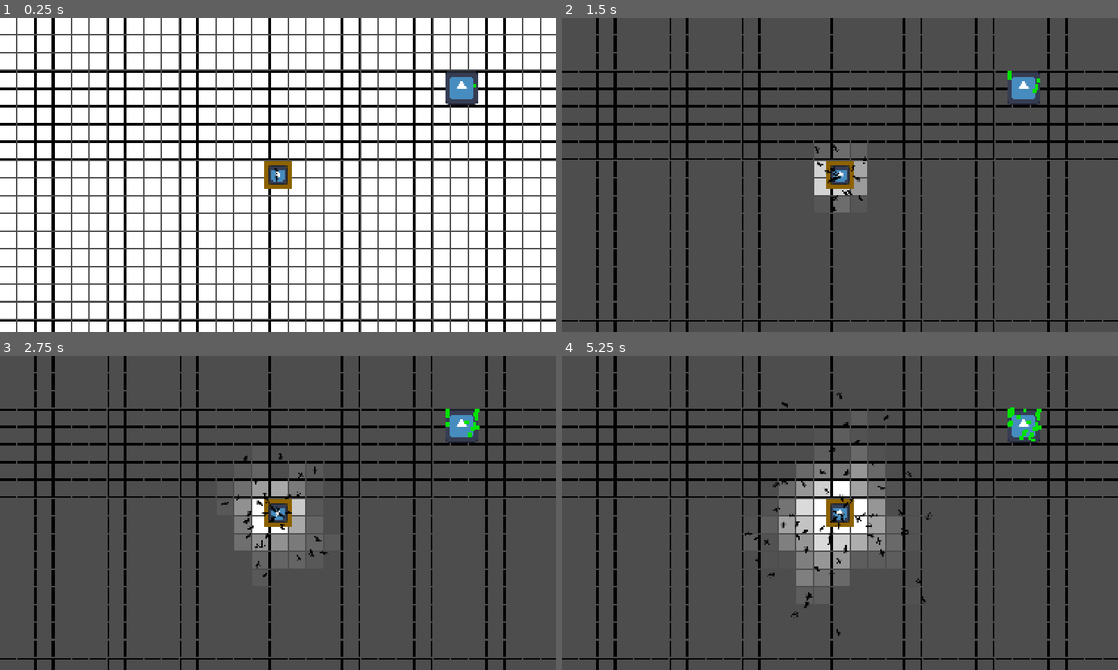
Above: before the commit, frames 1-4 (two rows, left to right).
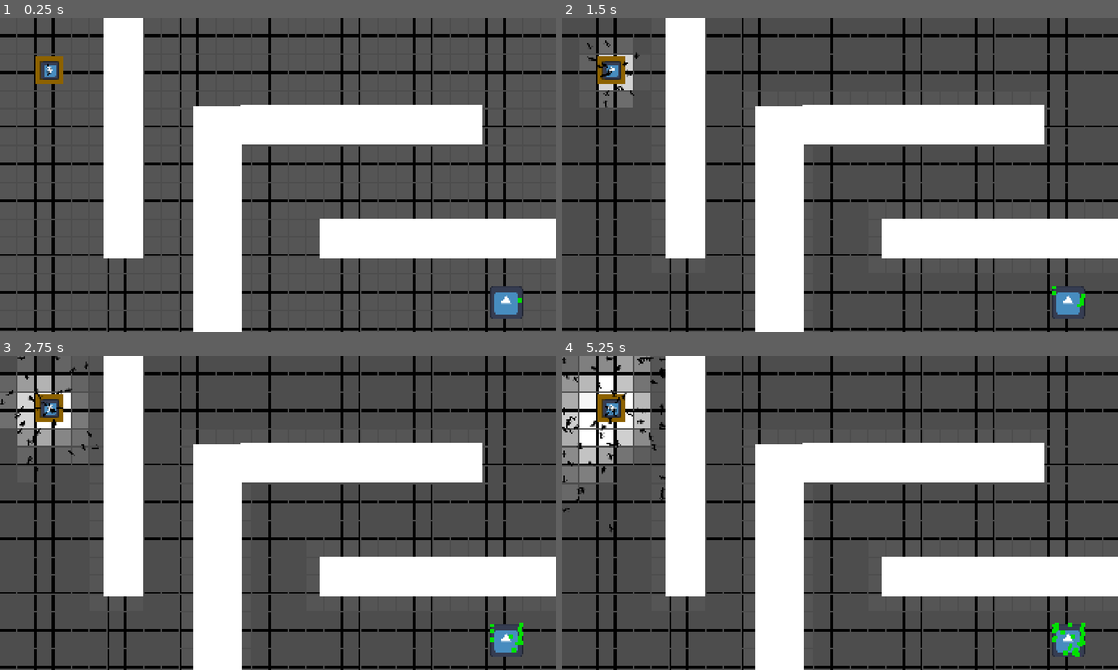
Above: after the commit, the same moments.

Repository: appleman-tryingmybest/Ant-Trail-Sim
Game: Godot game, scene res://scene2.tscn
The game is run twice, just before and just after one commit, with the same random seed, the same clock (stepped at 60 frames per second) and the same inputs. Before the commit the project starts from res://scene.tscn. The engine's default icon, where the game draws it, is replaced by a stand-in: a white triangle on a blue panel in a dark square.
Inputs (mouse positions are in pixels of both pictures, inside the frame that each line leads up to; where the layout moved, square brackets give the same spot in the first picture):
- Up to frame 1 (0.25 s): no input
- Up to frame 2 (1.5 s): click (612, 71) [840, 175] at 0.5 s; click (612, 71) [840, 175] at 1.25 s
- Up to frame 3 (2.75 s): click (50, 409) [278, 513] at 2 s
- Up to frame 4 (5.25 s): move the mouse to (962, 497) at 2.77 s; move the mouse to (728, 528) at 3.52 s; move the mouse to (895, 443) at 4.27 s; move the mouse to (812, 575) at 5.02 s

The runs differ from the first frame. In frame 1, 71% of the frame differs, in the area x 0-100%, y 0-100%; in frame 2, 33%; in frame 3, 35%; in frame 4, 39%.

Commit message:
Updated and merged

Diff:
--- a/ant.gd
+++ b/ant.gd
@@ -46,7 +46,7 @@
 		for i in range(get_slide_collision_count()):
 			var collision = get_slide_collision(i)
 			var collider = collision.get_collider()
-			if collider is Node2D and collider.collision_layer == 1:
+			if collider is Node2D and (collider.collision_layer == 1 or collider.collision_layer == 7):
 				var normal = collision.get_normal()
 				velocity = velocity.bounce(normal)
 				direction = velocity.normalized()
@@ -86,7 +86,7 @@
 	look_at(target.global_position)
 
 func _go_to_phero():
-	if global_position.distance_to(target_pheromone.pointer_pos) > 6:
+	if global_position.distance_to(target_pheromone.pointer_pos) > 10:
 		look_at(target_pheromone.pointer_pos)
 	else:
 		target_pheromone = null
--- a/ant.tscn
+++ b/ant.tscn
@@ -26,6 +26,7 @@
 [node name="ant" type="CharacterBody2D" unique_id=2110801138]
 z_index = 1
 collision_layer = 2
+collision_mask = 65
 script = ExtResource("1_oav7h")
 speed = 100.0
 pheronome_cooldown = 0.5
--- a/grid_panel.gd
+++ b/grid_panel.gd
@@ -11,8 +11,10 @@
 var alpha: float = 0.1
 var my_color = Color(1, 1, 1)
 
+
 @onready var info  = $pheromone_block
 @onready var col = $pheromone_block/CollisionShape2D
+@onready var detect_col = $wall_detect/CollisionShape2D
 @onready var stylebox = get_theme_stylebox("panel")
 @onready var pointer_position = $point
 
@@ -20,22 +22,31 @@
 	stylebox = get_theme_stylebox("panel").duplicate()
 	stylebox.bg_color = Color(my_color.r, my_color.g, my_color.b, alpha)
 	col.shape = col.shape.duplicate()
+	detect_col.shape = detect_col.shape.duplicate()
 	cell_height = get_parent().cell_height
 	cell_width = get_parent().cell_width
 	_resizeCol()
+	_check()
 
 func _resizeCol():
 	if !col or !col.shape:
+		print("weirdly not work")
 		return
 	col.shape.size = Vector2(cell_width, cell_height)
+	detect_col.shape.size = Vector2(cell_width, cell_height)
 	pointer_position.position = Vector2(cell_width/2, cell_height/2)
 
+func _check():
+	if info.strength == -10:
+		stylebox.bg_color = Color(1, 1, 1, 0.2)
+	else:
+		match info.pheroType:
+			0: my_color = Color(1, 1, 1)
+			1: my_color = Color(0, 1, 0)
+		alpha = remap(info.strength, 0.1, info.strength_limit, 0.05, 1)
+		stylebox.bg_color = Color(my_color.r, my_color.g, my_color.b, alpha)
+	add_theme_stylebox_override("panel", stylebox)
 
 
-func _check():
-	match info.pheroType:
-		0: my_color = Color(1, 1, 1)
-		1: my_color = Color(0, 1, 0)
-	alpha = remap(info.strength, 0.1, info.strength_limit, 0.05, 1)
-	stylebox.bg_color = Color(my_color.r, my_color.g, my_color.b, alpha)
-	add_theme_stylebox_override("panel", stylebox)
+func _on_wall_detect_body_entered(body: Node2D) -> void:
+	pass # Replace with function body.
--- a/grid_panel.tscn
+++ b/grid_panel.tscn
@@ -13,6 +13,9 @@
 border_color = Color(0, 0, 0, 1)
 
 [sub_resource type="RectangleShape2D" id="RectangleShape2D_ojnr2"]
+size = Vector2(93, 89)
+
+[sub_resource type="RectangleShape2D" id="RectangleShape2D_xrpty"]
 size = Vector2(93, 89)
 
 [node name="PanelContainer" type="PanelContainer" unique_id=781534377]
@@ -54,6 +57,7 @@
 [node name="CollisionShape2D" type="CollisionShape2D" parent="pheromone_block" unique_id=278190463]
 position = Vector2(17, 19)
 shape = SubResource("RectangleShape2D_ojnr2")
+debug_color = Color(0, 0.6, 0.69803923, 0.39607844)
 
 [node name="point" type="Node2D" parent="." unique_id=793713312]
 
@@ -61,3 +65,15 @@
 visible = false
 scale = Vector2(0.075, 0.075)
 texture = ExtResource("3_xrpty")
+
+[node name="wall_detect" type="Area2D" parent="." unique_id=723202862]
+position = Vector2(15, 13)
+collision_layer = 0
+collision_mask = 64
+
+[node name="CollisionShape2D" type="CollisionShape2D" parent="wall_detect" unique_id=1359937703]
+position = Vector2(17, 19)
+shape = SubResource("RectangleShape2D_xrpty")
+debug_color = Color(0.98039216, 0, 0.3764706, 0.2784314)
+
+[connection signal="body_entered" from="wall_detect" to="pheromone_block" method="_on_wall_detect_body_entered"]
--- a/pheromone_block.gd
+++ b/pheromone_block.gd
@@ -19,6 +19,7 @@
 var ini_refresh_rate
 var pointer_pos: Vector2
 var ini_position_refresh
+var is_blocked = false
 
 @onready var debug = $Label
 @onready var debug2 = $Label2
@@ -42,6 +43,11 @@
 
 # Called every frame. 'delta' is the elapsed time since the previous frame.
 func _process(delta: float) -> void:
+	if is_blocked:
+		strength = -10
+		return
+	else:
+		pass
 
 	if strength >= strength_limit and pheroType == 0:
 		strength = strength_limit
@@ -73,3 +79,7 @@
 	distance_to_home = global_position.distance_to(home)
 	food = get_parent().get_parent().get_parent().get_node("fooddispenser").global_position
 	distance_to_food = global_position.distance_to(food)
+
+
+func _on_wall_detect_body_entered(body: Node2D) -> void:
+	is_blocked = true
--- a/project.godot
+++ b/project.godot
@@ -11,7 +11,7 @@
 [application]
 
 config/name="Ant trail test"
-run/main_scene="uid://dvss8e7fv1esp"
+run/main_scene="uid://sp1huboi4v5q"
 config/features=PackedStringArray("4.7", "Forward Plus")
 config/icon="res://icon.svg"
 
@@ -28,12 +28,13 @@
 
 [layer_names]
 
-2d_physics/layer_1="wall"
+2d_physics/layer_1="border"
 2d_physics/layer_2="ant"
 2d_physics/layer_3="food"
 2d_physics/layer_4="pheromone"
 2d_physics/layer_5="home"
 2d_physics/layer_6="distantToPheromon"
+2d_physics/layer_7="wall"
 
 [physics]
 
--- a/scene.tscn
+++ b/scene.tscn
@@ -75,4 +75,4 @@
 width = 31
 height = 18
 cell_width = 65
-cell_height = 63
+cell_height = 65
--- /dev/null
+++ b/scene2.tscn
@@ -0,0 +1,34 @@
+[gd_scene format=3 uid="uid://sp1huboi4v5q"]
+
+[ext_resource type="PackedScene" uid="uid://dvss8e7fv1esp" path="res://scene.tscn" id="1_g28hq"]
+[ext_resource type="PackedScene" uid="uid://druak7r2xns7a" path="res://wall.tscn" id="2_3hvph"]
+
+[node name="Scene" unique_id=1798033359 instance=ExtResource("1_g28hq")]
+
+[node name="home" parent="." index="0" unique_id=1209723676]
+position = Vector2(-872, -400)
+
+[node name="fooddispenser" parent="." index="4" unique_id=199289702]
+position = Vector2(872, 488)
+wander_mode = false
+
+[node name="GridContainer" parent="." index="5" unique_id=2127200318]
+cell_height = 65
+
+[node name="walls" type="Node2D" parent="." index="6" unique_id=1154997025]
+z_index = 6
+
+[node name="wall" parent="walls" index="0" unique_id=1901888591 instance=ExtResource("2_3hvph")]
+position = Vector2(-592.00006, 320)
+
+[node name="wall2" parent="walls" index="1" unique_id=760617772 instance=ExtResource("2_3hvph")]
+position = Vector2(-232, 656)
+scale = Vector2(23.305, 115.095)
+
+[node name="wall3" parent="walls" index="2" unique_id=809724745 instance=ExtResource("2_3hvph")]
+position = Vector2(-141, -189)
+rotation = 1.5707964
+
+[node name="wall4" parent="walls" index="3" unique_id=2003590546 instance=ExtResource("2_3hvph")]
+position = Vector2(160, 240)
+rotation = 1.5707964
--- /dev/null
+++ b/wall.tscn
@@ -0,0 +1,19 @@
+[gd_scene format=3 uid="uid://druak7r2xns7a"]
+
+[ext_resource type="Texture2D" uid="uid://gvixjmna8e0s" path="res://assets/white.png" id="1_xxgf6"]
+
+[sub_resource type="RectangleShape2D" id="RectangleShape2D_ojnr2"]
+size = Vector2(8, 8)
+
+[node name="wall" type="StaticBody2D" unique_id=1901888591]
+scale = Vector2(19.02, 115.095)
+collision_layer = 64
+collision_mask = 0
+
+[node name="White" type="Sprite2D" parent="." unique_id=1917534617]
+position = Vector2(0, -4.0000105)
+texture = ExtResource("1_xxgf6")
+
+[node name="CollisionShape2D" type="CollisionShape2D" parent="." unique_id=587805740]
+position = Vector2(0, -4)
+shape = SubResource("RectangleShape2D_ojnr2")
